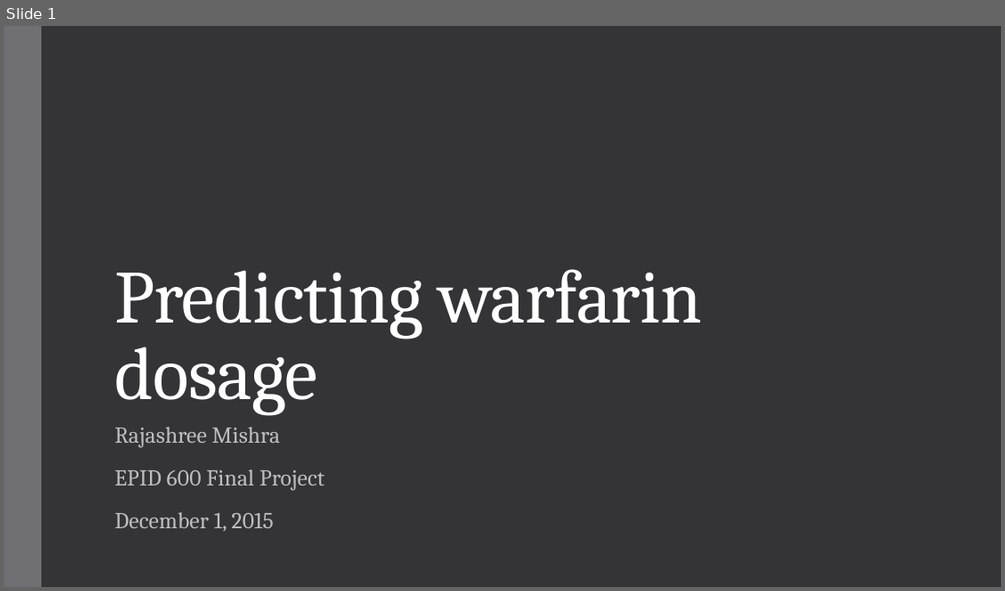
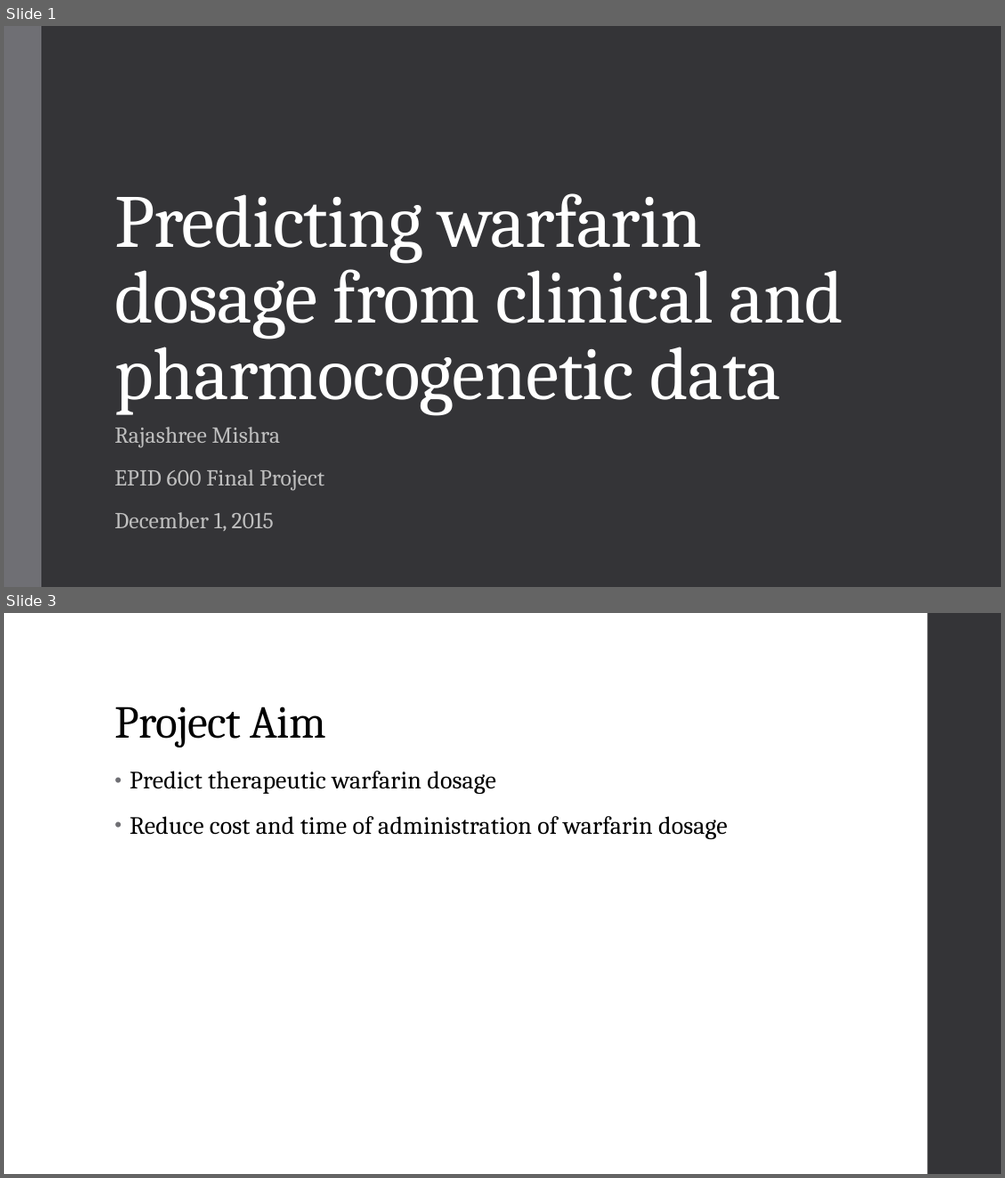
Before and after one commit to misraj/pharmgkb_project, a slide deck: EPID600_mishra.pptx. Shown one above the other, each under a label of ours: slide 1 before the commit, slides 1 and 3 after it; the slides between them are not shown. The pictures are 1005x591 and 1005x1178 pixels, drawn with LibreOffice and Linux fonts; fonts in the diff are those of the drawing. Boxes give left, top, right and bottom in pixels: in the first picture for what was removed or moved away, otherwise in the second. Text is boxed around its words. In the diff, an @@ line names an element or a change of style, - is before the commit and + after.

```diff
--- a/EPID600_mishra.pptx
+++ b/EPID600_mishra.pptx
@@ slide 3 added at bbox=[4, 613, 1001, 1174], background #FFFFFF @@
@@ rectangle added at bbox=[928, 613, 1001, 1174], fill #353537 @@
@@ title added at bbox=[114, 706, 327, 747], 44 pt, text #000000 @@
+Project Aim
@@ text added at bbox=[129, 771, 728, 839], 24 pt, text #000000 @@
+• Predict therapeutic warfarin dosage
+• Reduce cost and time of administration of warfarin dosage
@@ slide 1 changed as well @@
@@ title at bbox=[114, 193, 844, 415]: text changed @@
-Predicting warfarin dosage
+Predicting warfarin dosage from clinical and pharmocogenetic data
```
Also in this commit, not shown: 1 other slide changed, 11 other slides added, 3 slides removed.
